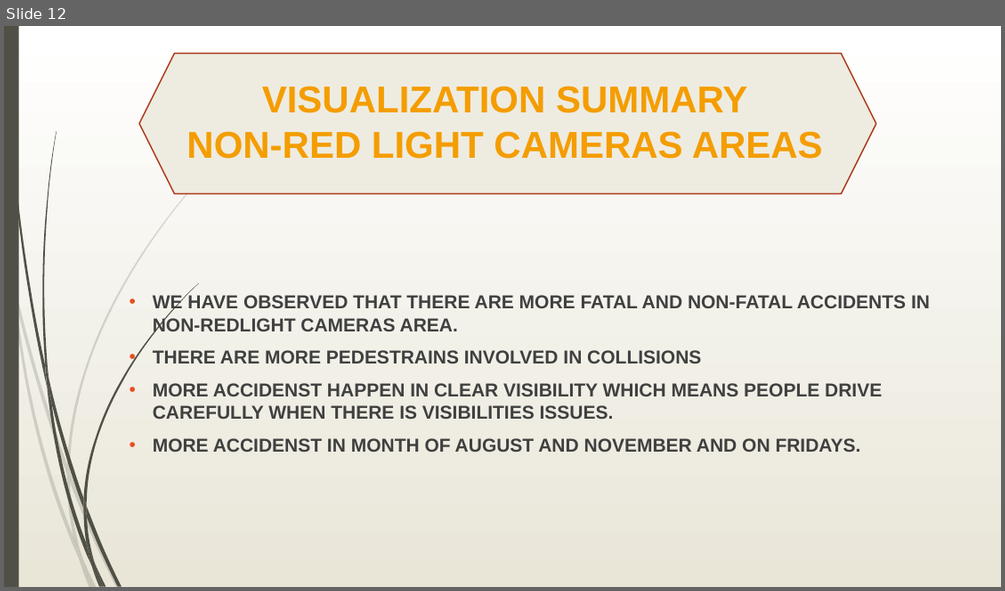
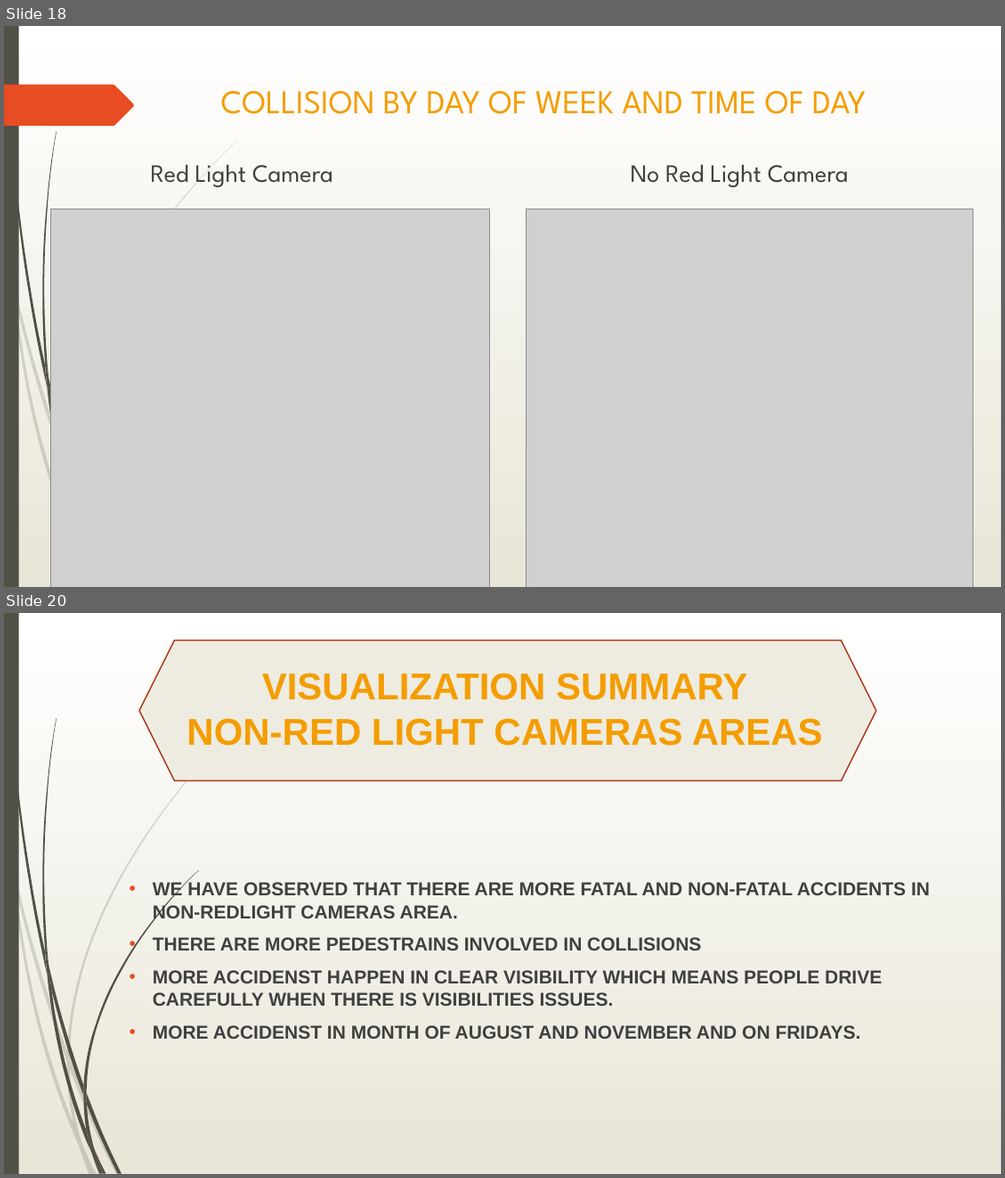
Before and after one commit to barharding/Crash-Detectives, a slide deck: EDA/EDA_Presentation.pptx. Shown one above the other, each under a label of ours: slide 12 before the commit, slides 18 and 20 after it; the slides between them are not shown. The pictures are 1005x591 and 1005x1178 pixels, drawn with LibreOffice and Linux fonts; fonts in the diff are those of the drawing; grey boxes stand for pictures. Boxes give left, top, right and bottom in pixels: in the first picture for what was removed or moved away, otherwise in the second. Text is boxed around its words. In the diff, an @@ line names an element or a change of style, - is before the commit and + after.

```diff
--- a/EDA/EDA_Presentation.pptx
+++ b/EDA/EDA_Presentation.pptx
@@ slide 18 added at (x1=4, y1=26, x2=1001, y2=587), background gradient #FFFFFF to #EAE7D8; not listed: 18 template elements that a slide beside it also shows @@
@@ freeform shape added at (x1=4, y1=85, x2=134, y2=126), fill #E84C22 @@
@@ title added at (x1=221, y1=91, x2=866, y2=114), 32 pt, text #F49D00 @@
+COLLISION BY DAY OF WEEK AND TIME OF DAY
@@ text added at (x1=151, y1=164, x2=333, y2=187), 24 pt, text #404040 @@
+Red Light Camera
@@ text added at (x1=631, y1=164, x2=849, y2=187), 24 pt, text #404040 @@
+No Red Light Camera
@@ picture added at (x1=50, y1=209, x2=489, y2=587) @@
@@ picture added at (x1=526, y1=209, x2=973, y2=587) @@
@@ what was slide 12 is now slide 20 @@
```
Also in this commit, not shown: 8 other slides added, 2 slides removed, 2 other files.
